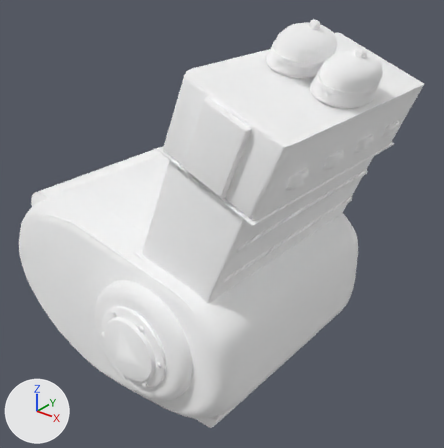
The glTF model Data/BikesV2/kits/kazeda_chopper__b_engine_pots_gold.glb: old version first, new version second.
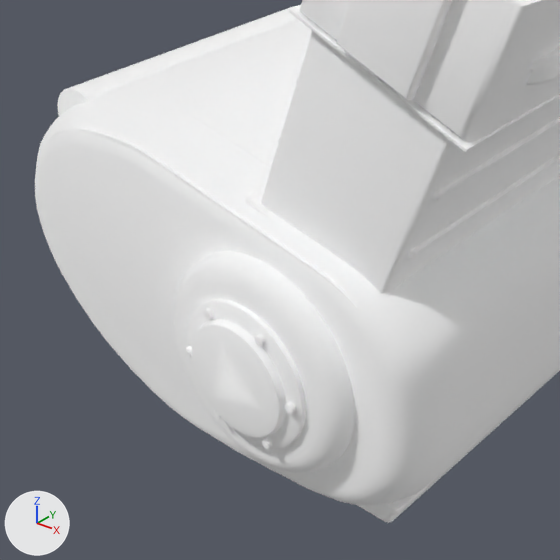
Old and new are each drawn whole from a 50 mm lens placed at (1.375, -0.698, 0.912), pointed at (0.812, 0.004, 0.476) and again close up on the part from 0% to 69% of the width and 32% to 100% of the height. Lighting does not change. The marker at lower left points along +X, +Y and +Z. The older version's two pictures come first. Vertices at exactly the same position are counted once.

In view in the first close-up: 'kazeda_chopper__b_engine_pots_gold'.
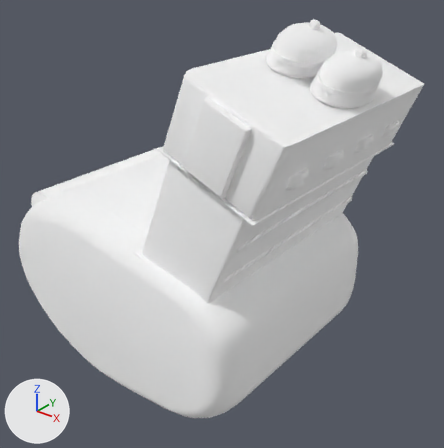
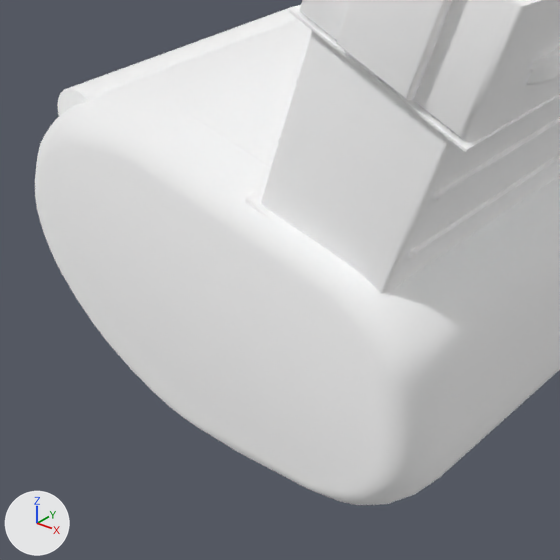
Pixel boxes (x1, y1, x2, y2) of what changed, in the close-ups (560 x 560 px):
'kazeda_chopper__b_engine_pots_gold', reshaped: before (35, 0, 560, 523); after (35, 0, 560, 505)
part 1 of me_mesh_0, deleted: before (47, 128, 560, 523)

What the commit changed:
me_mesh_0 is used by ob_kazeda_chopper__b_engine_pots_gold; location (0.0, 0.0, 0.0).
me_mesh_0 had 6766 vertices, 12620 faces and spanned x 0.515..1.052, y -0.235..0.24, z 0.215..0.807.
me_mesh_0 now has 4220 vertices, 7712 faces and spans x 0.515..1.052, y -0.2..0.206, z 0.235..0.807.
me_mesh_0 part 1: 46 loose pieces with 2546 vertices, spanning x 0.538..0.957, y -0.235..0.24, z 0.215..0.516, are deleted.
me_mesh_0 no longer uses material mat_s151 (white #ffffff).
me_mesh_0 no longer uses material mat_s152 (white #ffffff).
